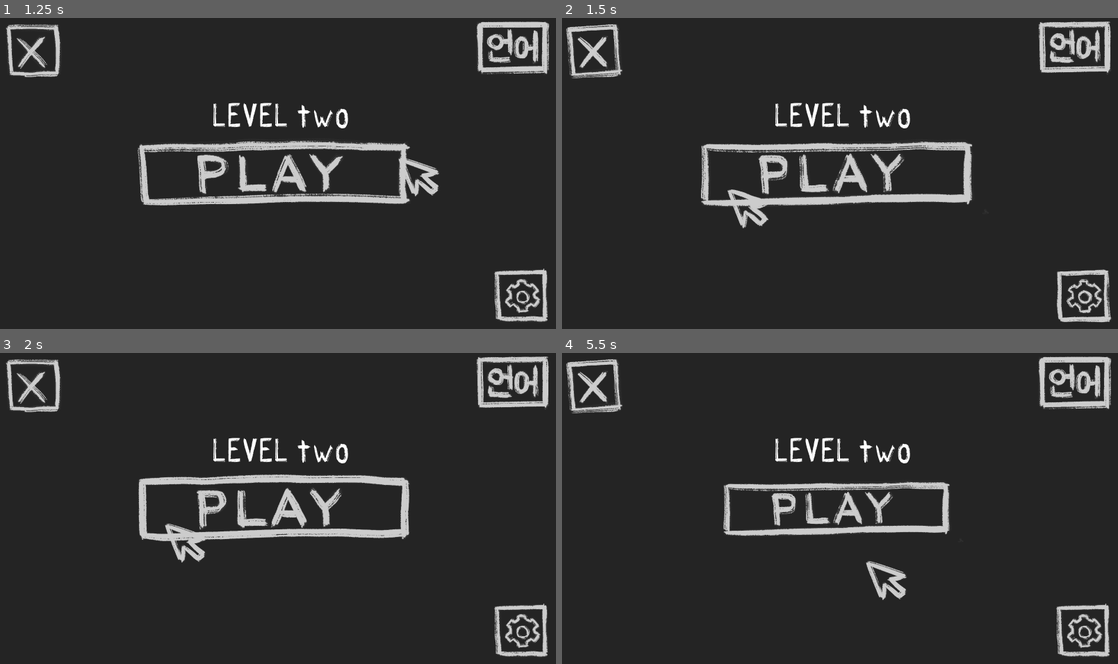
Above: before the commit, frames 1-4 (two rows, left to right).
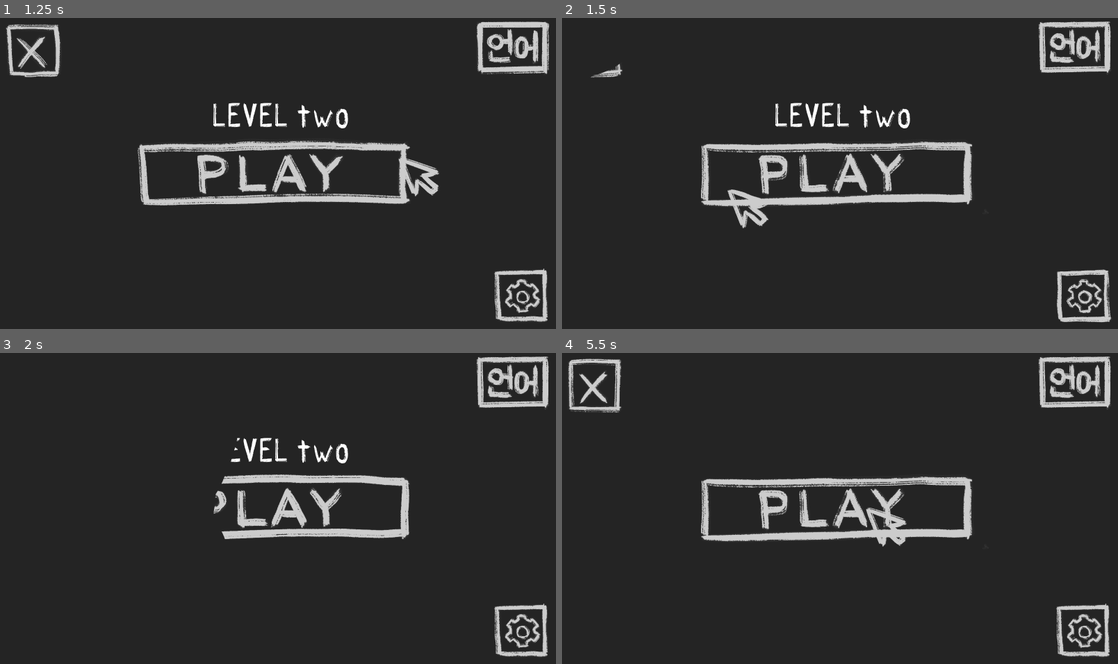
Above: after the commit, the same moments.

Repository: Floxicek/TurnMeOn-PGJ
Game: Godot game, scene res://scenes/levels/level2.tscn
Two runs of this game, one before a commit and one after it. Both use one fixed random seed, a clock stepped at 60 frames per second and the inputs below. This scene is started directly instead of the project's main scene.
Inputs (mouse positions are in pixels of both pictures, inside the frame that each line leads up to):
- Up to frame 1 (1.25 s): move the mouse to (400, 157) at 0.52 s; hold D (RIGHT) from 0.53 s (still down); tap K (START_KEYBOARD_CONTROL) at 0.6 s
- Up to frame 2 (1.5 s): move the mouse to (728, 189) at 1.27 s; release D (RIGHT) at 1.28 s; hold S (DOWN) from 1.28 s (still down); click (728, 189) at 1.35 s
- Up to frame 3 (2 s): keep holding S (DOWN)
- Up to frame 4 (5.5 s): move the mouse to (895, 440) at 2.02 s; release S (DOWN) at 2.03 s; hold D (RIGHT) 2.03-2.78 s; tap K (START_KEYBOARD_CONTROL) at 2.1, 3.6, 5.1 s; move the mouse to (812, 570) at 2.77 s; hold W (UP) 2.78-3.53 s; click (812, 570) at 2.85 s; move the mouse to (1006, 555) at 3.52 s; hold A (LEFT) 3.53-5.03 s; move the mouse to (673, 461) at 4.27 s; click (673, 461) at 4.35 s; move the mouse to (867, 508) at 5.02 s; hold S (DOWN) from 5.03 s (still down)

Frame 1 is identical in both runs. In frame 2, 0.7% of the frame differs, in the area x 0-11%, y 2-20%; in frame 3, 2.4%; in frame 4, 7.5%, in the area x 0-99%, y 1-80%.

Commit message:
Add transition time

Diff:
--- a/autoload/SceneManager.gd
+++ b/autoload/SceneManager.gd
@@ -7,6 +7,9 @@
 
 var _loading_status: int
 var _progress: Array[float] = []
+
+var _request_timer: SceneTreeTimer
+var min_wait_time = 1
 
 func _ready() -> void:
 	_transition = transition_scene.instantiate()
@@ -23,6 +26,7 @@
 func _clear_scene_done() -> void:
 	# Clear scene animation done
 	ResourceLoader.load_threaded_request(_target_scene_path)
+	_request_timer = get_tree().create_timer(min_wait_time)
 	print("loading scene")
 
 func _show_scene_done() -> void:
@@ -41,6 +45,7 @@
 			ResourceLoader.THREAD_LOAD_LOADED:
 				# When done loading, change to the target scene:
 				get_tree().change_scene_to_packed(ResourceLoader.load_threaded_get(_target_scene_path))
+				await _request_timer.timeout
 				_transition.show_scene()
 				print("Scene changed to: ", _target_scene_path)
 				_target_scene_path = ""
--- a/autoload/transition/transition.gd
+++ b/autoload/transition/transition.gd
@@ -10,7 +10,7 @@
 var _started = false
 func _on_animated_sprite_2d_animation_finished() -> void:
 	mouse_filter = MouseFilter.MOUSE_FILTER_IGNORE
-	print("Finished")
+	#print("Finished")
 	#$AnimatedSprite2D.hide()
 	if _started:
 		clear_scene_done.emit()
@@ -18,14 +18,14 @@
 		show_scene_done.emit()
 
 func clear_scene():
-	print("Transition started")
+	#print("Transition started")
 	_started = true
 	$AnimatedSprite2D.show()
 	mouse_filter = MouseFilter.MOUSE_FILTER_STOP
 	$AnimatedSprite2D.play("transition")
 
 func show_scene():
-	print("Transition stoped")
+	#print("Transition stoped")
 	_started = false
 	$AnimatedSprite2D.show()
 	mouse_filter = MouseFilter.MOUSE_FILTER_STOP
--- a/scenes/levels/level2.tscn
+++ b/scenes/levels/level2.tscn
@@ -1,6 +1,6 @@
 [gd_scene load_steps=8 format=3 uid="uid://e60ne01pkfcq"]
 
-[ext_resource type="Script" path="res://scenes/levels/level_1.gd" id="1_ow5tb"]
+[ext_resource type="Script" path="res://scenes/levels/level_2.gd" id="1_16p03"]
 [ext_resource type="PackedScene" uid="uid://d4m0lti4ef8bb" path="res://scenes/cursor_object.tscn" id="2_2pj2o"]
 [ext_resource type="PackedScene" uid="uid://f0k535wjbhob" path="res://scenes/buttons/escape_button.tscn" id="3_xx7sp"]
 [ext_resource type="PackedScene" uid="uid://cguwqv4xmawl2" path="res://scenes/buttons/language_btn_korean.tscn" id="4_t1c6i"]
@@ -8,8 +8,8 @@
 [ext_resource type="PackedScene" uid="uid://dofhmkti2cult" path="res://scenes/buttons/settings_button.tscn" id="6_iptoi"]
 [ext_resource type="Theme" uid="uid://73qrmdmoxyfa" path="res://theme.tres" id="7_ngyyr"]
 
-[node name="Level1" type="Node2D"]
-script = ExtResource("1_ow5tb")
+[node name="Level2" type="Node2D"]
+script = ExtResource("1_16p03")
 
 [node name="CursorObject" parent="." instance=ExtResource("2_2pj2o")]
 is_keyboard_mode = true
@@ -38,3 +38,5 @@
 text = "LEVEL two"
 horizontal_alignment = 1
 vertical_alignment = 1
+
+[connection signal="pressed" from="PlayButton" to="." method="_on_play_button_pressed"]
--- /dev/null
+++ b/scenes/levels/level_2.gd
@@ -0,0 +1,6 @@
+extends Node2D
+
+
+func _on_play_button_pressed() -> void:
+	#print("first scene button pressed")
+	SceneManager.change_scene("res://scenes/levels/level1.tscn")
